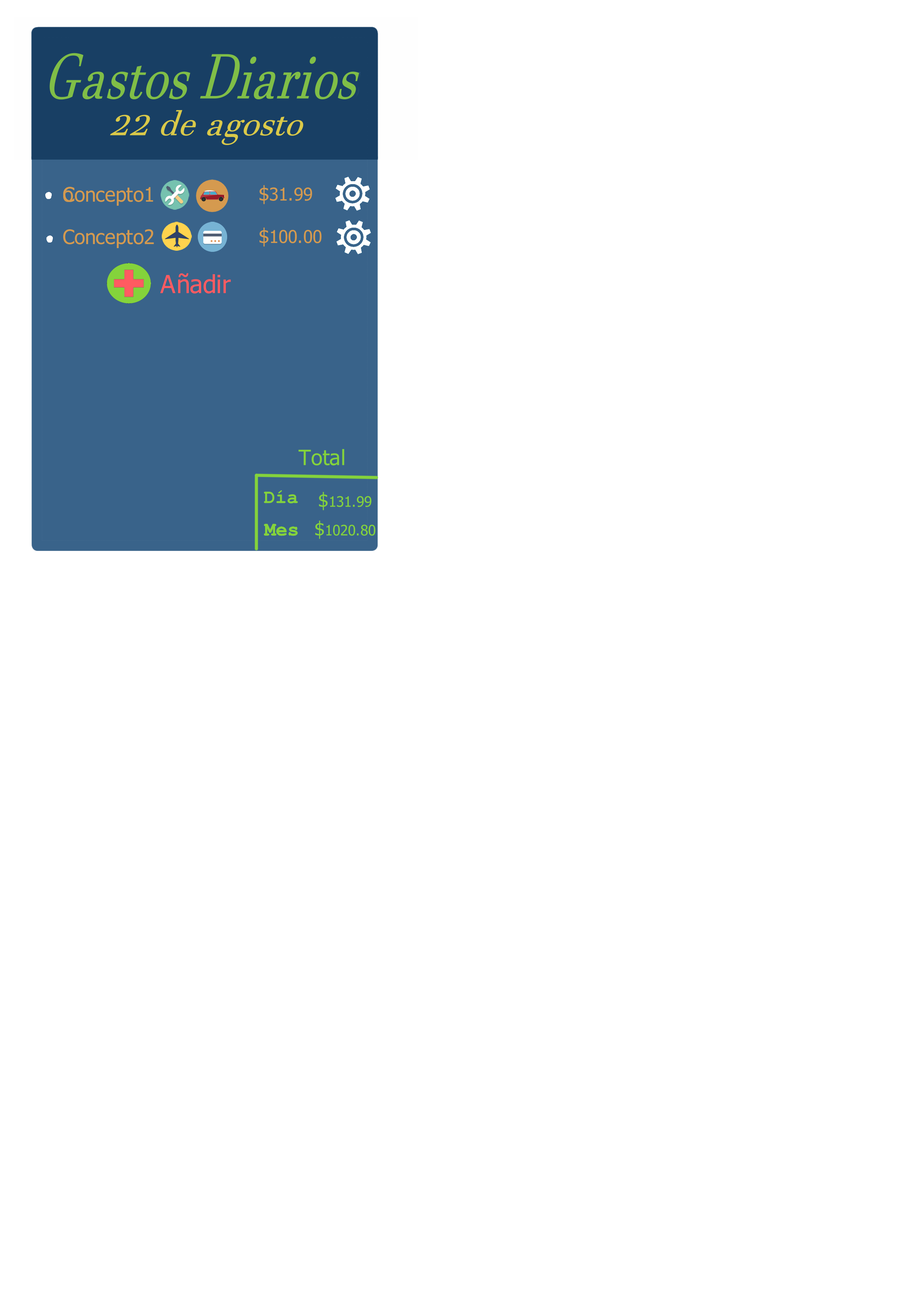
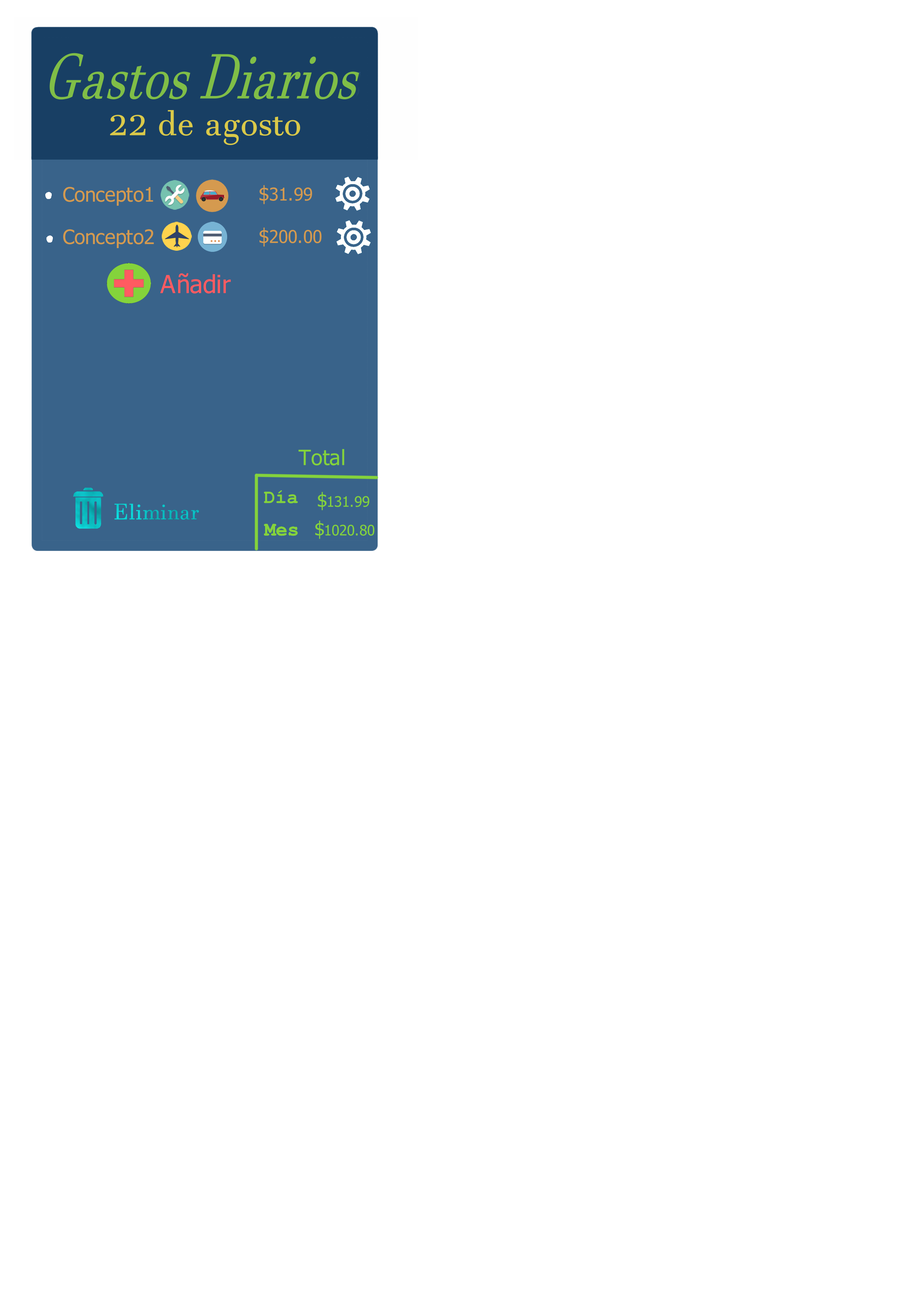
Comparing the layer stacks of the two 922 x 1305 images. Changes:
painted on "1471831095_11.png" over [63,190,200,529]
added layer "1472090727_Trash-Recyclebin-Empty-Closed.png" above "Vector Layer 4" over [63,109,376,536]
painted on "Layer 8(pasted)" (1st of 2) over [63,109,376,536]
painted on "Layer 8(pasted)" (2nd of 2) over [63,109,376,536]
painted on "Layer 1" over [63,109,376,536]
